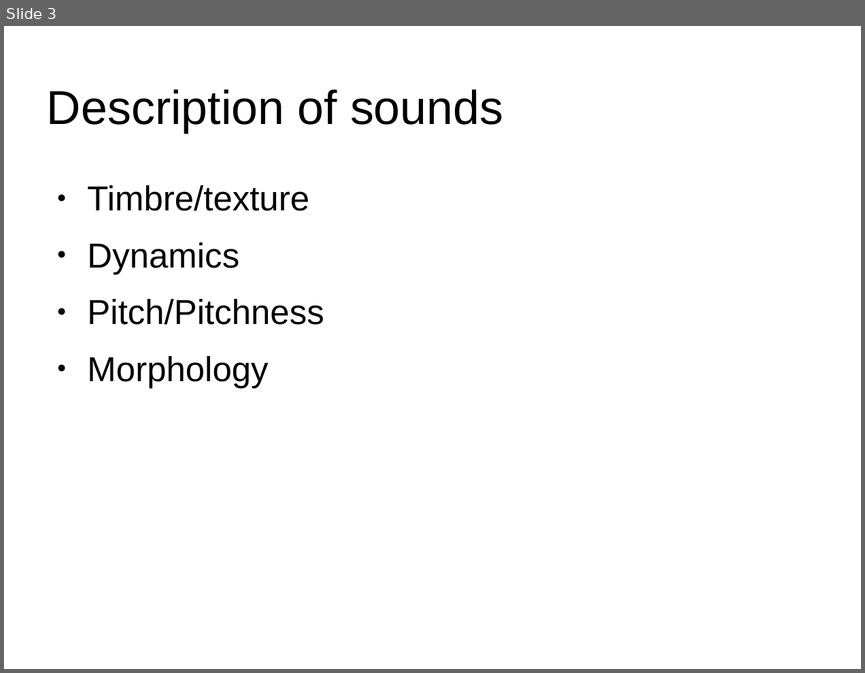
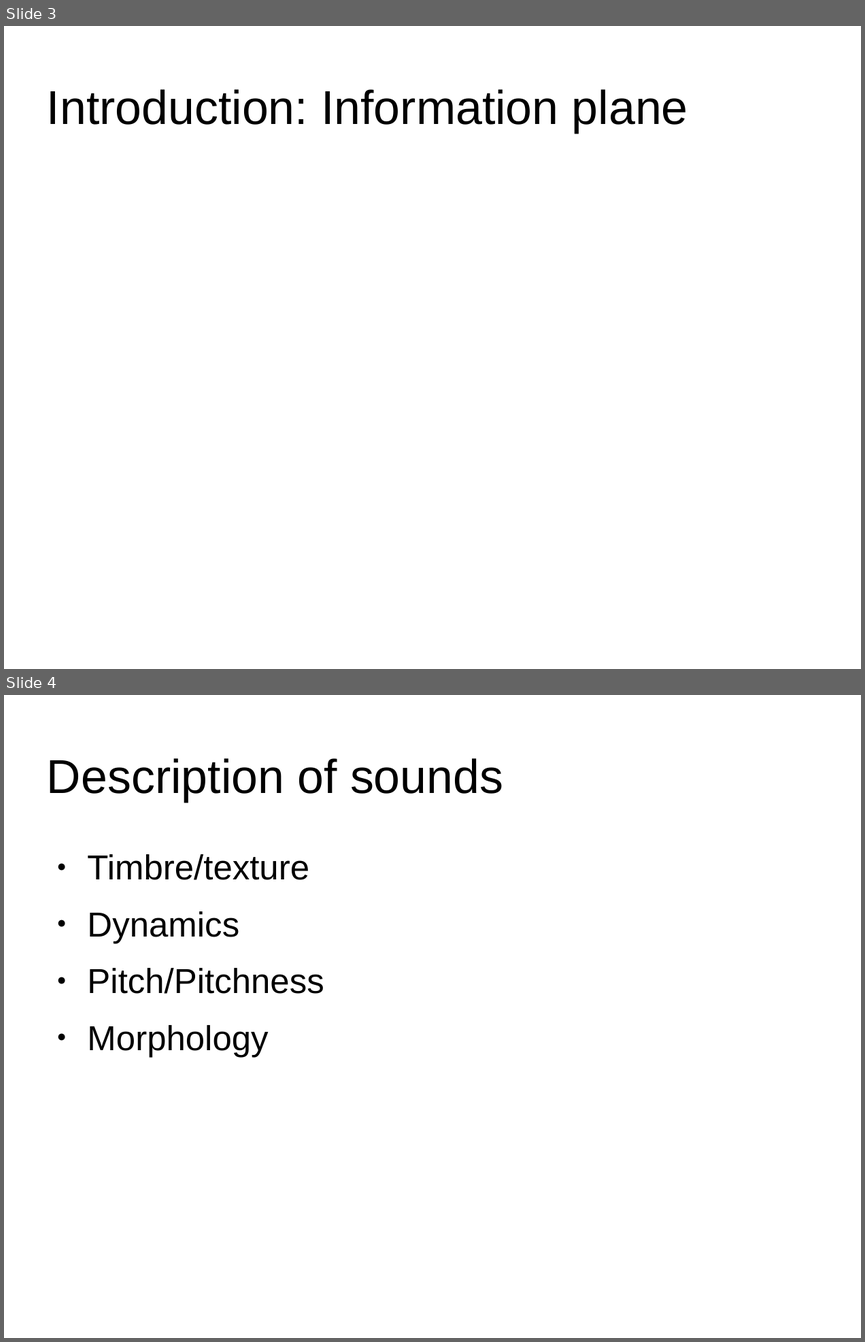
Before and after one commit to hoinx/sms-tools, a slide deck: lectures/9-Sound-description/9T2-Sound-music-description.odp. Shown one above the other, each under a label of ours: slide 3 before the commit, slides 3 and 4 after it. The pictures are 865x673 and 865x1342 pixels, drawn with LibreOffice and Linux fonts; fonts in the diff are those of the drawing. Boxes give left, top, right and bottom in pixels: in the first picture for what was removed or moved away, otherwise in the second. Text is boxed around its words. In the diff, an @@ line names an element or a change of style, - is before the commit and + after.

```diff
--- a/lectures/9-Sound-description/9T2-Sound-music-description.odp
+++ b/lectures/9-Sound-description/9T2-Sound-music-description.odp
@@ slide 3 added at box(4, 26, 861, 669), background #FFFFFF @@
@@ title added at box(47, 89, 688, 133), 39.9 pt, text #000000 @@
+Introduction: Information plane
@@ what was slide 3 is now slide 4 @@
```
Also in this commit, not shown: 4 slides changed, 3 other files.
